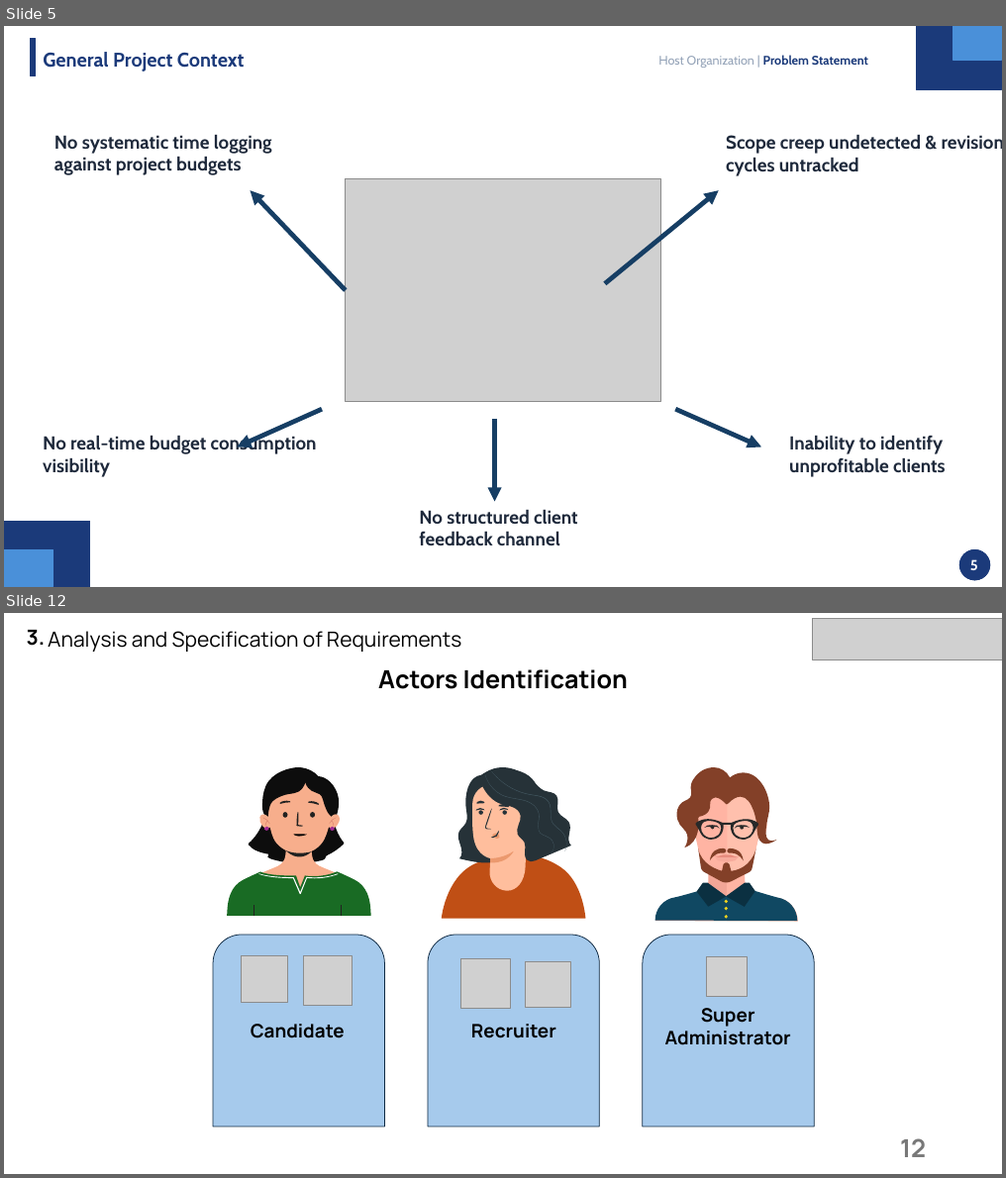
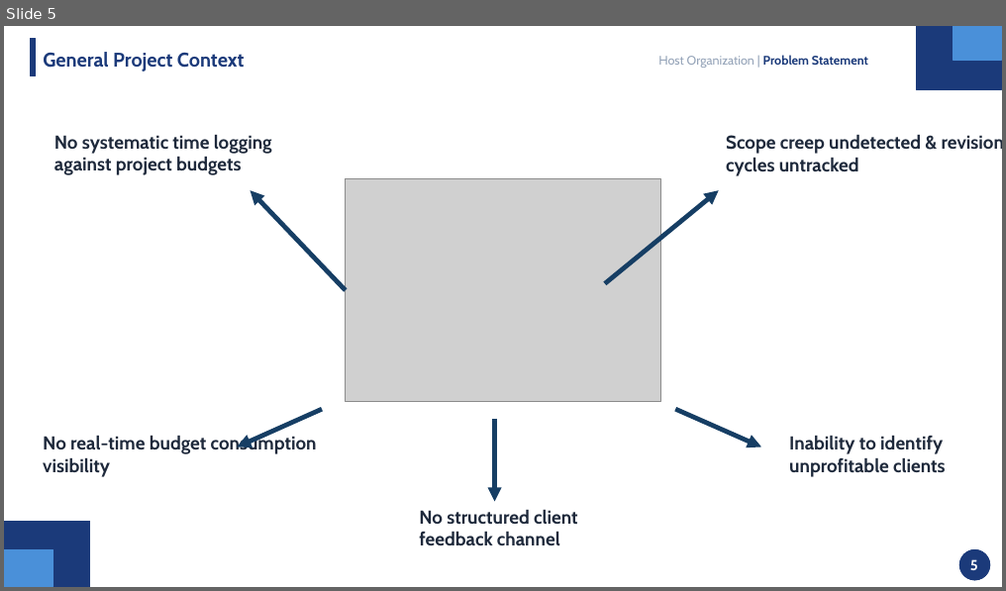
Before and after one commit to mahdi000666/DesignFlow, a slide deck: docs/Presentation.pptx. Shown one above the other, each under a label of ours: slides 5 and 12 before the commit, slide 5 after it; the slides between them are not shown. The pictures are 1006x1178 and 1006x591 pixels, drawn with LibreOffice and Linux fonts; fonts in the diff are those of the drawing; grey boxes stand for pictures. Boxes give left, top, right and bottom in pixels: in the first picture for what was removed or moved away, otherwise in the second. Text is boxed around its words. In the diff, an @@ line names an element or a change of style, - is before the commit and + after.

```diff
--- a/docs/Presentation.pptx
+++ b/docs/Presentation.pptx
@@ slide 12 removed at bbox=[4, 613, 1002, 1174], background #FFFFFF @@
@@ text removed at bbox=[27, 630, 46, 646] @@
-3.
@@ text removed at bbox=[48, 631, 461, 652] @@
-Analysis and Specification of Requirements
@@ picture removed at bbox=[813, 619, 1002, 661] @@
@@ text removed at bbox=[378, 669, 628, 689] @@
-Actors Identification
@@ group removed at bbox=[442, 767, 586, 919]: 17 freeform shapes @@
@@ group removed at bbox=[655, 767, 798, 922]: 25 freeform shapes @@
@@ group removed at bbox=[227, 767, 371, 916]: 23 freeform shapes @@
@@ round same rect removed at bbox=[213, 935, 384, 1128] @@
@@ round same rect removed at bbox=[428, 935, 599, 1128] @@
@@ round same rect removed at bbox=[643, 935, 814, 1128] @@
@@ picture removed at bbox=[241, 957, 287, 1003] @@
@@ picture removed at bbox=[303, 957, 352, 1005] @@
@@ picture removed at bbox=[460, 959, 511, 1009] @@
@@ picture removed at bbox=[525, 961, 571, 1008] @@
@@ picture removed at bbox=[707, 957, 747, 997] @@
@@ text removed at bbox=[251, 1024, 345, 1039] @@
-Candidate
@@ text removed at bbox=[471, 1024, 556, 1039] @@
-Recruiter
@@ text removed at bbox=[665, 1008, 791, 1046] @@
-Super
-Administrator
@@ page number removed at bbox=[900, 1139, 926, 1157] @@
-12
```
Also in this commit, not shown: 6 slides changed, 11 slides added, 39 other slides removed.
